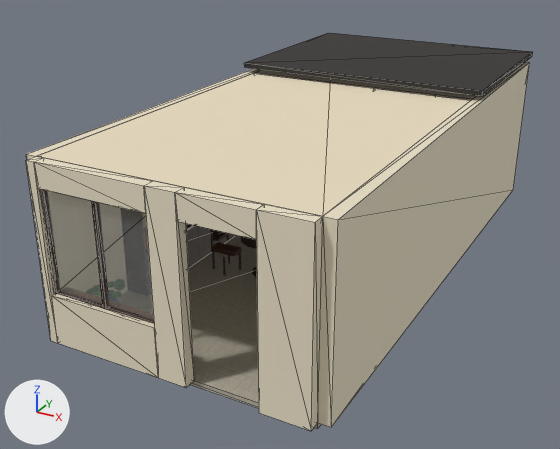
What one commit did to the glTF model assets/models/env/second_ai/tz_limao_interior.glb.
One viewpoint serves both versions: a 50 mm camera at (5.94, -12.67, 6.61) aimed at (-0.58, -0.82, 0.69). Every picture has the same lights, and +X, +Y and +Z are marked at lower left. The first picture is the older version. Mesh edges are drawn as thin lines on the coarser meshes. Where no turn or scale is listed for an object, it has been applied to the vertices. Vertices at exactly the same position are counted once.

Objects in the first picture: 'CEIL_ceil', 'PART_wall', 'STUDY_LID_vc', 'S_floor', 'S_vc', 'S_wood_d', 'WALL_E', 'WALL_S', 'WALL_Sfix_glass', 'WALL_Sfix_vc', 'WALL_W'.
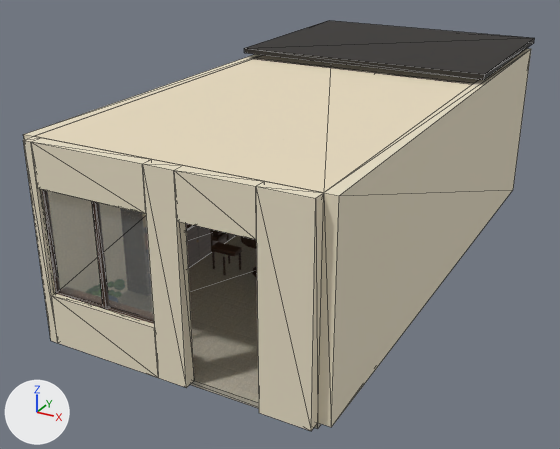
Changed parts and their boxes [x1, y1, x2, y2] in the pictures (560 x 449 px):
'CEIL_ceil', mesh moved: before [37, 70, 476, 216]; after [34, 55, 479, 193]
'WALL_S', reshaped (7% taller): before [26, 156, 323, 431]; after [23, 136, 323, 431]
'WALL_E', rescaled: before [318, 62, 530, 427]; after [318, 48, 531, 427]
'STUDY_LID_vc', moved: before [244, 33, 533, 96]; after [244, 20, 535, 80]
'WALL_W', rescaled: before [26, 69, 261, 160]; after [23, 54, 262, 140]
'PART_wall', reshaped: before [256, 73, 472, 100]; after [260, 59, 473, 84]

The edits, one by one:
me_ceil_ceil is used by ob_ceil_ceil; location (0.0, 0.0, 0.0).
me_ceil_ceil had 4 vertices, 2 faces and spanned x -2.3..2.3, y -5.0..5.0, z 3.0.
me_ceil_ceil now has 4 vertices, 2 faces and spans x -2.3..2.3, y -5.0..5.0, z 3.3.
me_ceil_ceil part 1: the whole mesh is moved by (0.0, 0.0, 0.3).
me_part_wall is used by ob_part_wall; location (0.0, 0.0, 0.0).
Before the commit, vertices of me_part_wall: 1 (-2.3, 1.14, 3.0) at pixel (252, 73), 3 (-2.3, 1.26, 3.0) at pixel (255, 72), 5 (0.4, 1.14, 3.0) at pixel (373, 88), 7 (0.4, 1.26, 3.0) at pixel (376, 87), 9 (1.6, 1.14, 3.0) at pixel (433, 95).
Before the commit, vertices of me_part_wall: 11 (1.6, 1.26, 3.0) at pixel (435, 94), 13 (2.3, 1.14, 3.0) at pixel (470, 100), 15 (2.3, 1.26, 3.0) at pixel (472, 98).
me_part_wall had 20 vertices, 36 faces and spanned x -2.3..2.3, y 1.14..1.26, z 0.0..3.0.
me_part_wall now has 20 vertices, 36 faces and spans x -2.3..2.3, y 1.14..1.26, z 0.0..3.3.
Part 2, on me_part_wall:
Vertices 1, 3, 5, 7, 9, 11, 13, 15 of me_part_wall move by (0.0, 0.0, 0.3).
me_study_lid_vc is used by ob_study_lid_vc; location (0.0, 0.0, 0.0).
me_study_lid_vc had 8 vertices, 12 faces and spanned x -2.5..2.5, y 1.14..5.2, z 3.1..3.2.
me_study_lid_vc now has 8 vertices, 12 faces and spans x -2.5..2.5, y 1.14..5.2, z 3.4..3.5.
me_study_lid_vc part 3: the whole mesh is moved by (0.0, 0.0, 0.3).
me_wall_e is used by ob_wall_e; location (0.0, 0.0, 0.0).
me_wall_e had 8 vertices, 12 faces and spanned x 2.3..2.5, y -5.0..5.0, z 0.0..3.0.
me_wall_e now has 8 vertices, 12 faces and spans x 2.3..2.5, y -5.0..5.0, z 0.0..3.3.
me_wall_e part 4: the whole mesh is scaled about the mesh origin by (1, 1, 1.1).
me_wall_s is used by ob_wall_s; location (0.0, 0.0, 0.0).
me_wall_s had 36 vertices, 72 faces and spanned x -2.3..2.3, y -5.2..-5.0, z 0.0..3.0.
me_wall_s now has 36 vertices, 72 faces and spans x -2.3..2.3, y -5.2..-5.0, z 0.0..3.3.
me_wall_s part 5: all 12 vertices in x -2.3..2.3, y -5.2..-5.0, z 3.0 are moved by (0.0, 0.0, 0.3).
me_wall_w is used by ob_wall_w; location (0.0, 0.0, 0.0).
me_wall_w had 8 vertices, 12 faces and spanned x -2.5..-2.3, y -5.0..5.0, z 0.0..3.0.
me_wall_w now has 8 vertices, 12 faces and spans x -2.5..-2.3, y -5.0..5.0, z 0.0..3.3.
me_wall_w part 6: the whole mesh is scaled about the mesh origin by (1, 1, 1.1).
